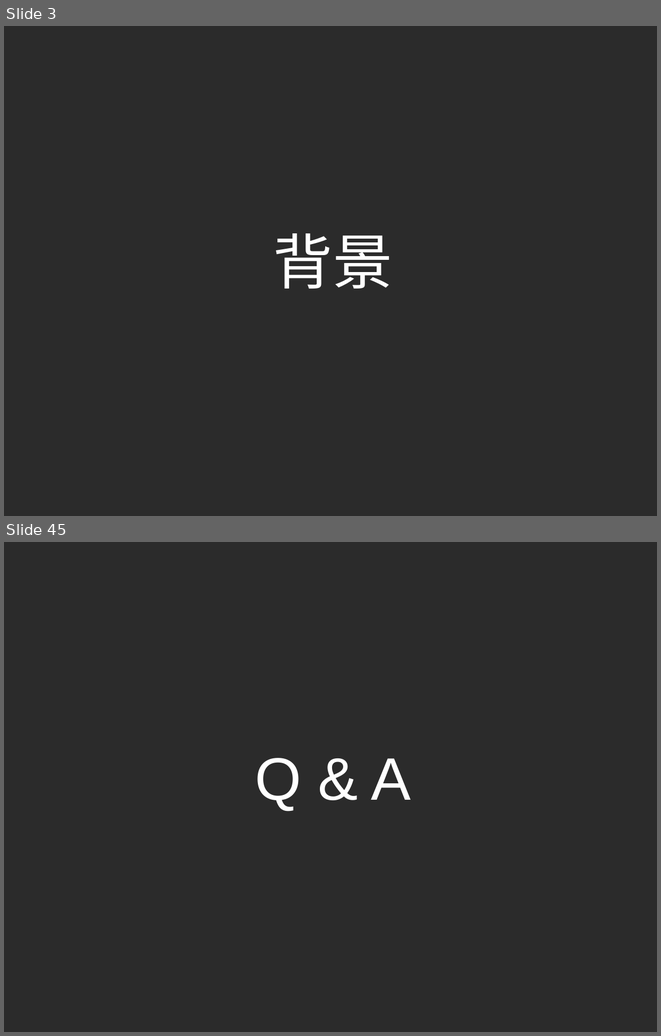
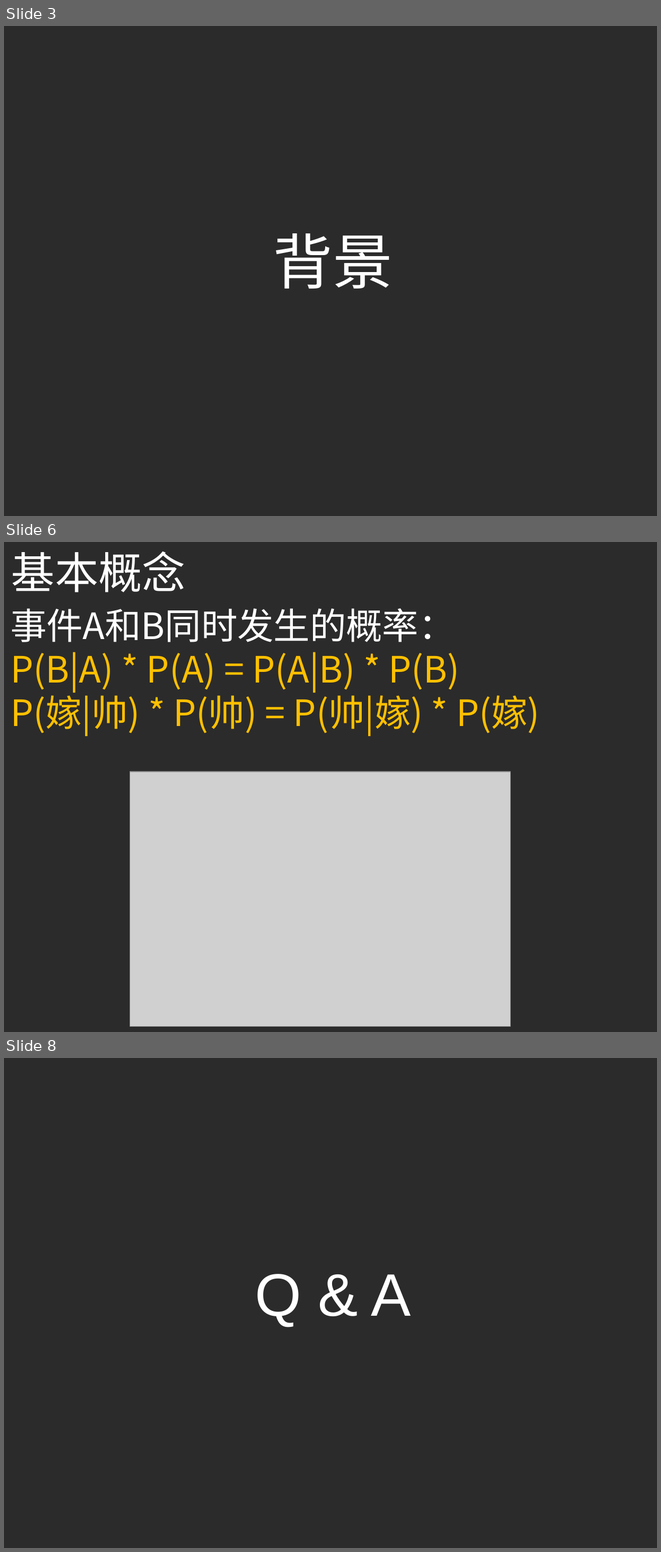
Before and after one commit to ouriris/ml-course, a slide deck: chapter.4/ppt/ML_CH4_Naive_Bayes.pptx. Shown one above the other, each under a label of ours: slides 3 and 45 before the commit, slides 3, 6 and 8 after it; the slides between them are not shown. The pictures are 661x1036 and 661x1552 pixels, drawn with LibreOffice and Linux fonts; fonts in the diff are those of the drawing; grey boxes stand for pictures; background and template pictures are left out; a plain dark background stands for a picture behind light text. Boxes give left, top, right and bottom in pixels: in the first picture for what was removed or moved away, otherwise in the second. Text is boxed around its words. In the diff, an @@ line names an element or a change of style, - is before the commit and + after.

```diff
--- a/chapter.4/ppt/ML_CH4_Naive_Bayes.pptx
+++ b/chapter.4/ppt/ML_CH4_Naive_Bayes.pptx
@@ slide 6 added at (4, 542, 657, 1032), background picture (left out) @@
@@ text added at (11, 551, 185, 592), 48 pt, text #FFFFFF @@
+基本概念
@@ text added at (10, 608, 540, 735), 40 pt, text #FFC000 @@
+事件A和B同时发生的概率：
+P(B|A) * P(A) = P(A|B) * P(B)
+P(嫁|帅) * P(帅) = P(帅|嫁) * P(嫁)
@@ picture added at (130, 771, 511, 1026) @@
@@ what was slide 45 is now slide 8 @@
```
Also in this commit, not shown: 5 other slides added, 43 slides removed.
